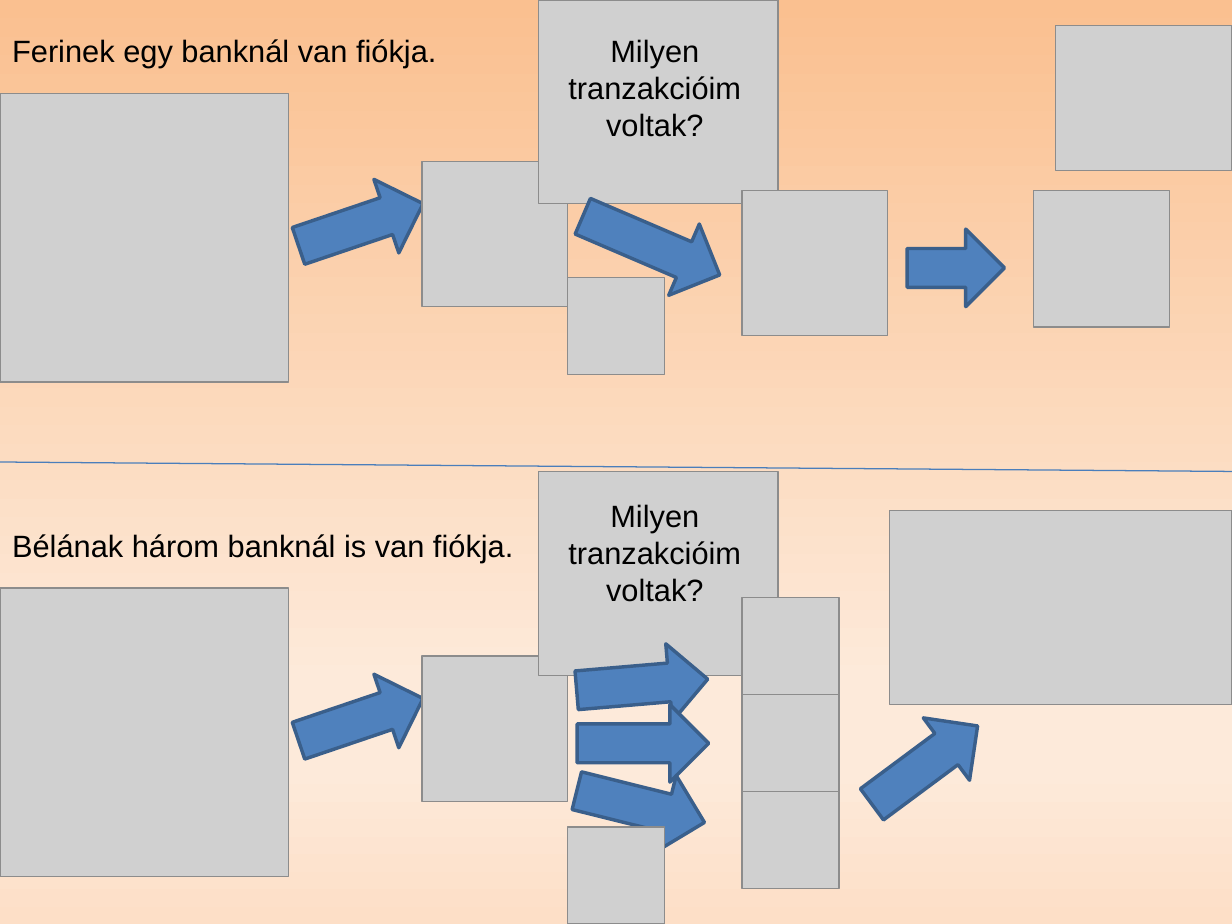
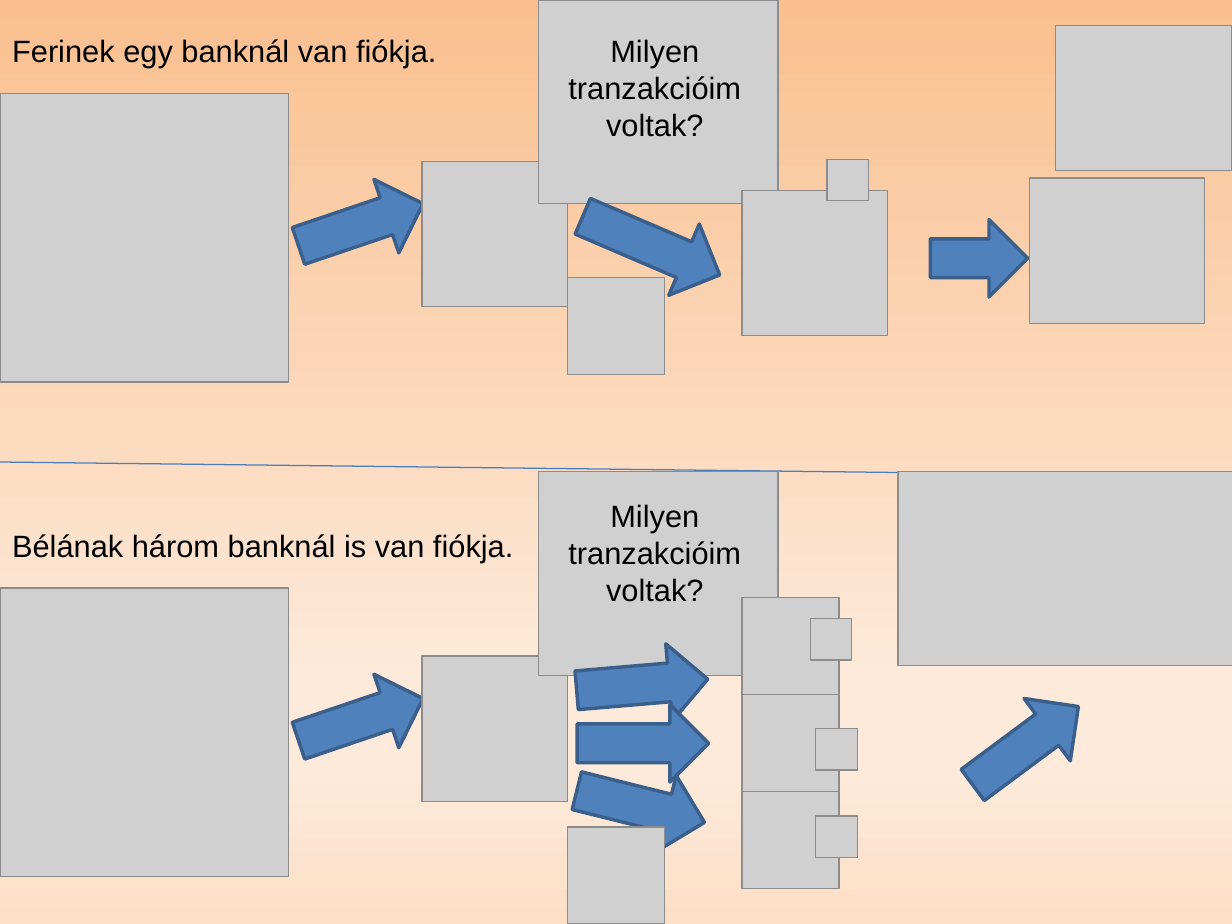
Before and after one commit to redizaar/MoneyManager, a slide deck: slide 3 of féléveselőadás_szakdoga.pptx. Drawn at 1232x924 pixels with LibreOffice and Linux fonts; fonts in the diff are those of the drawing; grey boxes stand for pictures. Boxes give left, top, right and bottom in pixels: in the first picture for what was removed or moved away, otherwise in the second. Text is boxed around its words. In the diff, an @@ line names an element or a change of style, - is before the commit and + after.

```diff
--- a/féléveselőadás_szakdoga.pptx
+++ b/féléveselőadás_szakdoga.pptx
@@ picture added at <box>827,159,869,201</box> @@
@@ picture: place and size @@
-picture at <box>1034,191,1170,328</box>
+picture at <box>1030,179,1205,324</box>
@@ right arrow: place and size @@
-right arrow at <box>907,229,1004,307</box>
+right arrow at <box>930,219,1027,297</box>
@@ line moved from (0, 462) - (1232, 472) to (0, 462) - (1232, 477) @@
@@ picture: place and size @@
-picture at <box>890,510,1232,703</box>
+picture at <box>898,472,1232,665</box>
@@ picture added at <box>811,618,853,660</box> @@
@@ right arrow: place and size @@
-right arrow at <box>849,695,1001,836</box>
+right arrow at <box>950,676,1102,816</box>
@@ picture added at <box>816,729,857,771</box> @@
@@ picture added at <box>816,816,857,857</box> @@
```
Also in this commit, not shown: 3 other slides changed.
